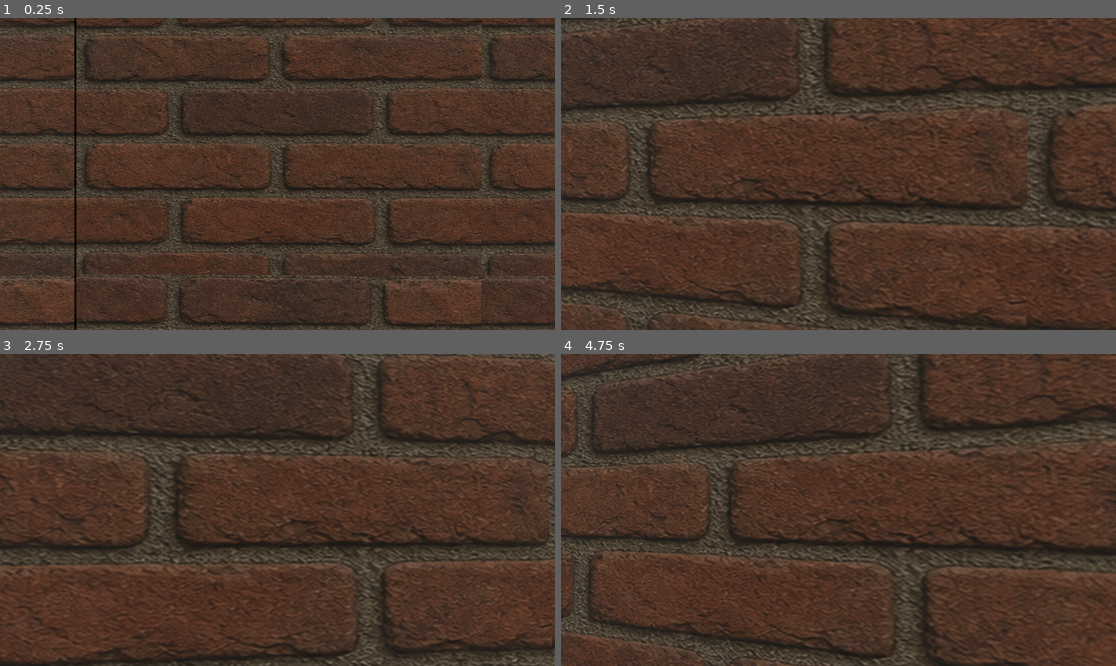
Above: before the commit, frames 1-4 (two rows, left to right).
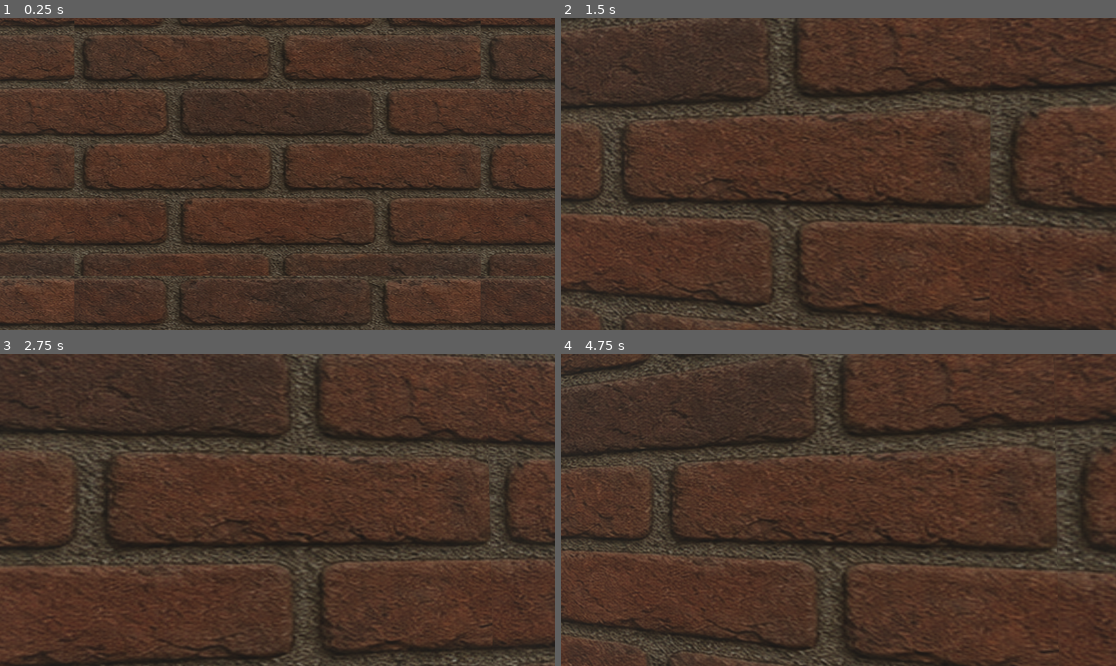
Above: after the commit, the same moments.

Repository: unOwen1111/3d-sample
Game: Godot game, scene res://scenes/main.tscn
The game is run twice, just before and just after one commit, with the same random seed, the same clock (stepped at 60 frames per second) and the same inputs.
Inputs (mouse positions are in pixels of both pictures, inside the frame that each line leads up to):
- Up to frame 1 (0.25 s): no input
- Up to frame 2 (1.5 s): tap Enter (ui_accept) at 0.5, 0.77 s; move the mouse to (866, 174) at 0.52 s; hold W (move_forward) from 0.53 s (still down); move the mouse to (810, 174) at 1.27 s
- Up to frame 3 (2.75 s): keep holding W (move_forward); tap Enter (ui_accept) at 1.52 s; move the mouse to (288, 503) at 2.02 s
- Up to frame 4 (4.75 s): keep holding W (move_forward); tap Enter (ui_accept) at 2.75, 3.02, 3.77, 4.52 s; move the mouse to (832, 516) at 2.77 s; move the mouse to (877, 513) at 3.52 s; move the mouse to (794, 506) at 4.27 s

The runs differ from the first frame. In frame 1, 2.0% of the frame differs, in the area x 13-87%, y 0-100%; in frame 2, 14%; in frame 3, 14%; in frame 4, 15%, in the area x 0-100%, y 0-100%.

Commit message:
Fix tile transforms and update goal text

Diff:
--- a/project.godot
+++ b/project.godot
@@ -14,10 +14,6 @@
 run/main_scene="res://scenes/main.tscn"
 config/features=PackedStringArray("4.6", "GL Compatibility")
 config/icon="res://icon.svg"
-
-[global_group]
-
-hud=""
 
 [input]
 
--- a/scenes/main.tscn
+++ b/scenes/main.tscn
@@ -34,7 +34,7 @@
 grow_vertical = 2
 theme_override_colors/font_color = Color(1, 0.627451, 0.19607843, 1)
 theme_override_font_sizes/font_size = 50
-text = "GOAL ! おめでとう！"
+text = "GOAL ! "
 horizontal_alignment = 1
 vertical_alignment = 1
 
@@ -47,7 +47,7 @@
 transform = Transform3D(1, 0, 0, 0, 1, 0, 0, 0, 1, -1, 0, -1)
 
 [node name="FloorAndWall_0_2" parent="Maze" unique_id=1052402660 instance=ExtResource("1_0xm2m")]
-transform = Transform3D(0.9999568, 0.0019171336, -0.009096765, -0.0019111345, 0.999998, 0.00066782604, 0.009098028, -0.0006504039, 0.9999584, 0, 0, -1)
+transform = Transform3D(1, 0, 0, 0, 1, 0, 0, 0, 1, 0, 0, -1)
 
 [node name="FloorAndWall_0_3" parent="Maze" unique_id=181394246 instance=ExtResource("1_0xm2m")]
 transform = Transform3D(1, 0, 0, 0, 1, 0, 0, 0, 1, 1, 0, -1)
@@ -59,7 +59,7 @@
 transform = Transform3D(1, 0, 0, 0, 1, 0, 0, 0, 1, -2, 0, 0)
 
 [node name="FloorOnly_1_1" parent="Maze" unique_id=1454237015 instance=ExtResource("4_1bvp3")]
-transform = Transform3D(0.9999722, -0.007452487, 0, 0.007452487, 0.9999722, 0, 0, 0, 1, -1, 0, 0)
+transform = Transform3D(1, 0, 0, 0, 1, 0, 0, 0, 1, -1, 0, 0)
 
 [node name="FloorAndPlayer_1_2" parent="Maze" unique_id=1549931205 instance=ExtResource("1_h2yge")]
 
